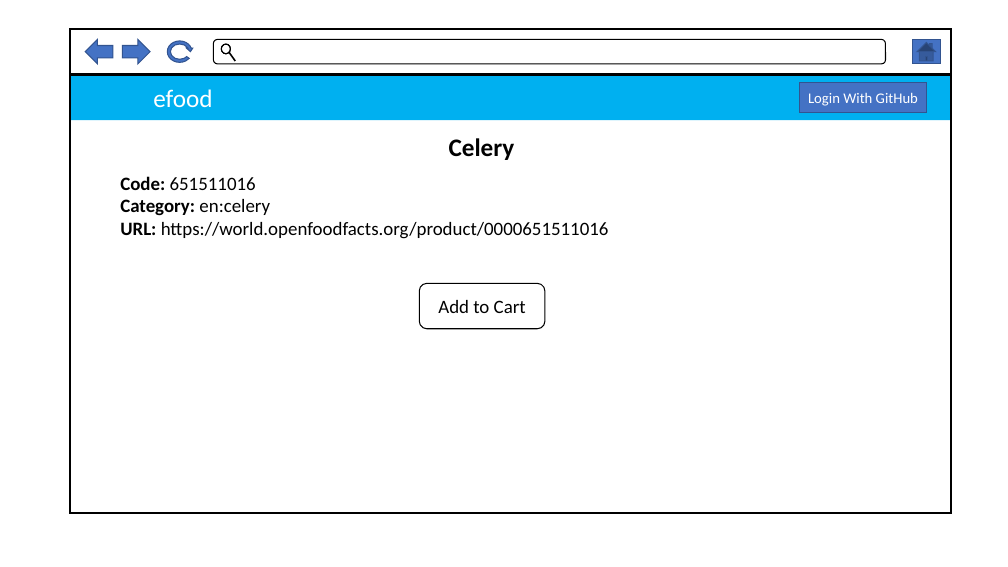
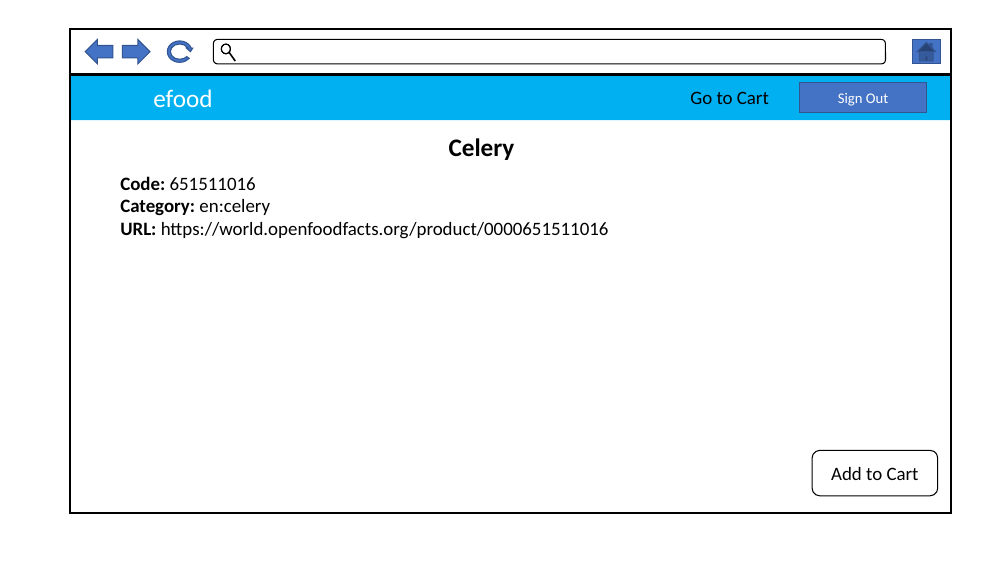
Before and after one commit to thomasstern123-zz/tech-challenge, a slide deck: slide 2 of design/mockups.pptx. Drawn at 1008x567 pixels with LibreOffice and Linux fonts; fonts in the diff are those of the drawing. Boxes give left, top, right and bottom in pixels: in the first picture for what was removed or moved away, otherwise in the second. Text is boxed around its words. In the diff, an @@ line names an element or a change of style, - is before the commit and + after.

```diff
--- a/design/mockups.pptx
+++ b/design/mockups.pptx
@@ text added at <box>690,91,769,104</box>, 18 pt, text #000000 @@
+Go to Cart
@@ text in rectangle at <box>838,93,888,106</box>: text changed @@
-Login With GitHub
+Sign Out
@@ rounded rectangle "Add to Cart": place and size @@
-rounded rectangle "Add to Cart" at <box>420,284,545,329</box>
+rounded rectangle "Add to Cart" at <box>812,451,938,496</box>
```
Also in this commit, not shown: 3 other slides changed.
